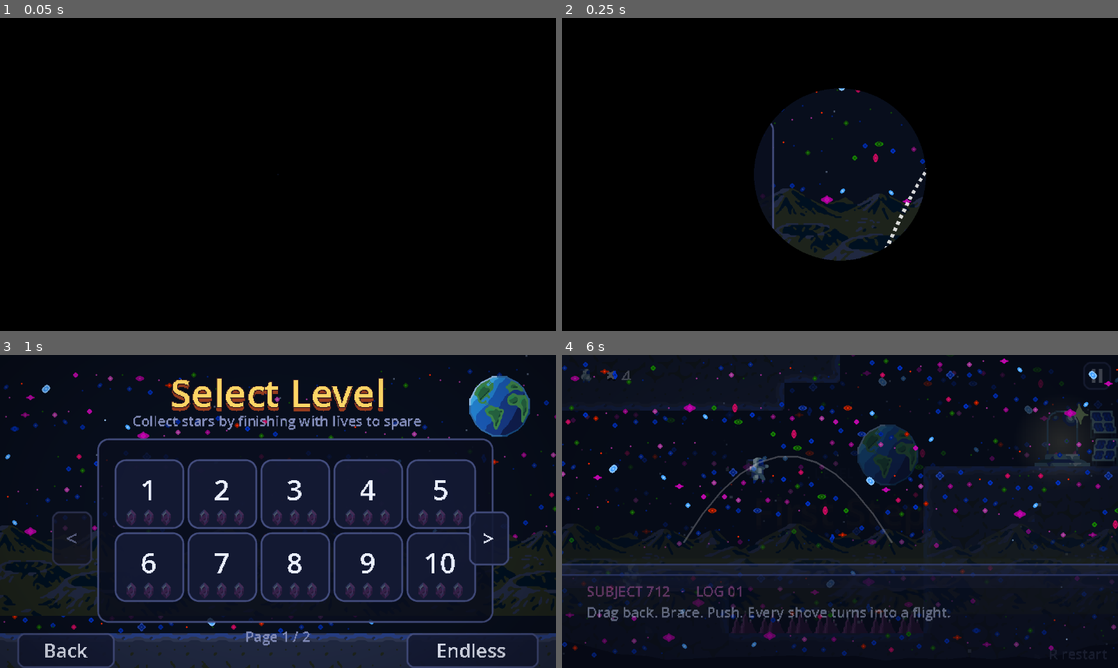
Above: before the commit, frames 1-4 (two rows, left to right).
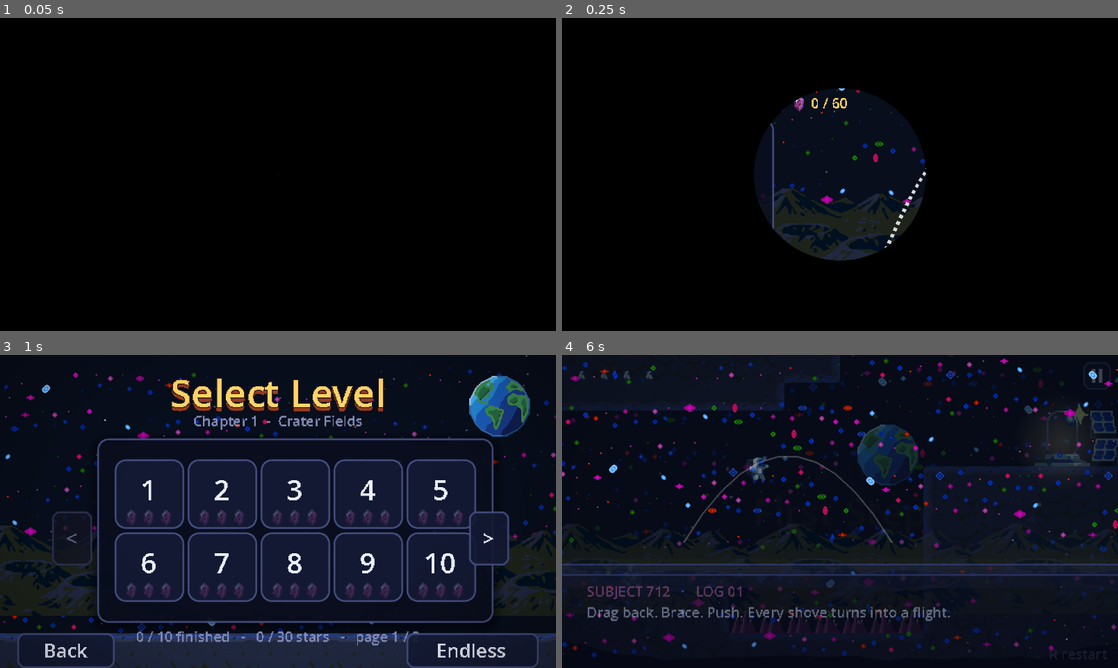
Above: after the commit, the same moments.

Repository: gab0yan/moonbounce
Game: Godot game, scene res://scenes/main_menu.tscn
The game is run twice, just before and just after one commit, with the same random seed, the same clock (stepped at 60 frames per second) and the same inputs.
Inputs (mouse positions are in pixels of both pictures, inside the frame that each line leads up to):
- Up to frame 1 (0.05 s): no input
- Up to frame 2 (0.25 s): no input
- Up to frame 3 (1 s): click "Level Select" at 0.5 s
- Up to frame 4 (6 s): click "1" at 1.25 s; tap Enter at 2, 5.1 s; move the mouse to (962, 495) at 2.02 s; hold Right (ui_right) 2.03-2.75 s; tap Tab (ui_focus_next) at 2.1, 3.8, 5.3 s; click (962, 495) at 2.17 s; drag from (728, 527) to (739, 627) at 2.77 s; move the mouse to (895, 442) at 3.52 s; press the mouse at (895, 442) at 3.53 s; hold Right (ui_right) 3.53-4.25 s; release the mouse at (895, 442) at 4.25 s; drag from (812, 574) to (878, 627) at 4.27 s; move the mouse to (1006, 558) at 5.02 s; hold Left (ui_left) 5.03-5.75 s; click (1006, 558) at 5.17 s; tap R (restart) at 5.65 s; drag from (673, 464) to (795, 627) at 5.77 s

Frame 1 is identical in both runs. In frame 2, 0.1% of the frame differs, in the area x 41-52%, y 25-30%; in frame 3, 1.7%, in the area x 16-90%, y 19-93%; in frame 4, 0.1%.

Commit message:
UI enhancement

Diff:
--- a/assets/ui/ui_theme.tres
+++ b/assets/ui/ui_theme.tres
@@ -148,7 +148,7 @@
 content_margin_top = 8.0
 content_margin_right = 10.0
 content_margin_bottom = 8.0
-bg_color = Color(0.039, 0.055, 0.118, 0.824)
+bg_color = Color(0.039, 0.055, 0.118, 0.9)
 border_width_left = 1
 border_width_top = 1
 border_width_right = 1
@@ -158,6 +158,9 @@
 corner_radius_top_right = 6
 corner_radius_bottom_right = 6
 corner_radius_bottom_left = 6
+shadow_color = Color(0, 0, 0.02, 0.45)
+shadow_size = 6
+shadow_offset = Vector2(0, 2)
 
 [resource]
 default_font_size = 10
--- a/project.godot
+++ b/project.godot
@@ -26,6 +26,7 @@
 SceneHistory="*res://scripts/scene_history.gd"
 Progress="*res://scripts/progress.gd"
 ScreenFx="*res://scripts/screen_fx.gd"
+UiFx="*res://scripts/ui_fx.gd"
 
 [display]
 
--- a/scripts/endless_level.gd
+++ b/scripts/endless_level.gd
@@ -52,7 +52,7 @@
 var _grapples: Array = []
 var _platforms: Array = []
 var _portals: Array = []
-var _deaths := 0
+var _death_pieces := 0
 var picks: Array = []
 
 
@@ -85,7 +85,7 @@
 	set_meta("round", round_number)
 	set_meta("number_label", "Round")
 	set_meta("level_name", NAMES[_rng.randi() % NAMES.size()])
-	set_meta("lives", 3 + _deaths * 2)
+	set_meta("lives", 3 + _death_pieces * 2)
 	var dark := round_number >= 4 and not _last_dark and _rng.randf() < 0.25
 	_last_dark = dark
 	set_meta("dark", dark)
@@ -175,7 +175,7 @@
 func _piece_pit(x: int, w: int, g: int) -> int:
 	_fill_ground(x, x + w - 1, g)
 	_spikes(x + 1, x + w - 2, g)
-	_deaths += 1
+	_death_pieces += 1
 	return g
 
 
@@ -195,7 +195,7 @@
 	if w >= 7 and _rng.randf() < 0.5:
 		_block(wall + 1, g - h, g - 1)
 		_grid[g - h - 1][wall + 1] = "^"
-	_deaths += 1
+	_death_pieces += 1
 	return g
 
 
@@ -205,7 +205,7 @@
 	_spikes(x + 2, x + 2, g)
 	for c in range(x + 3, x + w - 1):
 		_block(c, g - h, g - 1)
-	_deaths += 1
+	_death_pieces += 1
 	return g
 
 
--- a/scripts/level.gd
+++ b/scripts/level.gd
@@ -15,6 +15,7 @@
 
 func _update_lives_label() -> void:
 	lives_label.text = str(lives)
+	_sync_life_icons()
 
 
 
@@ -50,6 +51,8 @@
 	if not has_meta("round") and Story.should_play(level_number):
 		Cutscene.play(get_tree(), Story.logs_for(level_number), "LOG %02d" % level_number)
 	player.launched.connect(func(_v): _reset_bounces())
+	_build_life_icons()
+	_fade_controls_hint()
 
 
 const MAX_LIGHTS := 24
@@ -193,6 +196,7 @@
 
 
 func _physics_process(_delta: float) -> void:
+	_elapsed += _delta
 	if bounce_count > 0 and player.state in [player.State.IDLE, player.State.CLINGING]:
 		_reset_bounces()
 	var dead: bool = player.state == player.State.DEAD
@@ -207,11 +211,14 @@
 	body.global_position = death_position
 
 	_reset_bounces()
+	_deaths += 1
 	lives -= 1
 	_update_lives_label()
 	if lives <= 0:
 		out_of_lives.visible = true
 		get_tree().paused = true
+		_pop_panel(out_of_lives)
+		UiFx.focus_first_in(out_of_lives)
 
 
 func _on_exit_body_entered(body):
@@ -219,12 +226,14 @@
 		return
 	finished = true
 	_on_level_finished()
-	level_complete.get_node("Center/Panel/Rows/LivesLeftLabel").text = "Lives left: %d" % lives
-	var stars := level_complete.get_node("Center/Panel/Rows/Stars").get_children()
-	for i in stars.size():
-		stars[i].self_modulate.a = 1.0 if i < lives else 0.25
+	var rows := level_complete.get_node("Center/Panel/Rows")
+	rows.get_node("LivesLeftLabel").text = "Lives %d   -   Deaths %d   -   %s" % [lives, _deaths, _format_time(_elapsed)]
+	rows.get_node("Subtitle").text = _finish_line()
 	level_complete.visible = true
 	get_tree().paused = true
+	_pop_panel(level_complete)
+	_animate_stars(rows.get_node("Stars").get_children(), mini(lives, 3))
+	UiFx.focus_first_in(level_complete)
 
 func _restart() -> void:
 	get_tree().paused = false
@@ -320,3 +329,85 @@
 func _exit_tree() -> void:
 	if is_inside_tree():
 		_set_shake(Vector2.ZERO)
+
+
+const LIFE_ICON_SIZE := Vector2(11, 11)
+
+var _deaths := 0
+var _elapsed := 0.0
+var _life_template: TextureRect
+var _life_icons: Array = []
+
+
+func _build_life_icons() -> void:
+	var row := $HUD/Root/Lives
+	row.get_node("Times").visible = false
+	lives_label.visible = false
+	_life_template = row.get_node("LifeIcon")
+	_life_template.visible = false
+	_sync_life_icons()
+
+
+func _sync_life_icons() -> void:
+	if _life_template == null:
+		return
+	var row := $HUD/Root/Lives
+	while _life_icons.size() < maxi(lives, 0):
+		var icon: TextureRect = _life_template.duplicate()
+		icon.visible = true
+		icon.custom_minimum_size = LIFE_ICON_SIZE
+		icon.pivot_offset = LIFE_ICON_SIZE * 0.5
+		row.add_child(icon)
+		_life_icons.append(icon)
+	while _life_icons.size() > maxi(lives, 0):
+		var lost: TextureRect = _life_icons.pop_back()
+		var t := lost.create_tween().set_parallel()
+		t.tween_property(lost, "scale", Vector2(2.0, 2.0), 0.35).set_ease(Tween.EASE_OUT)
+		t.tween_property(lost, "modulate", Color(1.0, 0.4, 0.4, 0.0), 0.35)
+		t.chain().tween_callback(lost.queue_free)
+
+
+func _fade_controls_hint() -> void:
+	var hint: Control = $HUD/Root/Hints
+	var t := hint.create_tween()
+	t.tween_interval(6.0)
+	t.tween_property(hint, "modulate:a", 0.3, 1.2)
+
+
+func _pop_panel(layer: CanvasLayer) -> void:
+	var panel: Control = layer.get_node("Center/Panel")
+	panel.pivot_offset = panel.size * 0.5
+	panel.scale = Vector2(0.85, 0.85)
+	panel.modulate.a = 0.0
+	var t := layer.create_tween().set_parallel()
+	t.tween_property(panel, "scale", Vector2.ONE, 0.3).set_trans(Tween.TRANS_BACK).set_ease(Tween.EASE_OUT)
+	t.tween_property(panel, "modulate:a", 1.0, 0.2)
+
+
+func _animate_stars(stars: Array, earned: int) -> void:
+	var t := level_complete.create_tween()
+	for i in stars.size():
+		var star: TextureRect = stars[i]
+		star.pivot_offset = star.size * 0.5
+		star.scale = Vector2.ZERO
+		star.self_modulate.a = 1.0 if i < earned else 0.25
+	t.tween_interval(0.25)
+	for i in stars.size():
+		var star: TextureRect = stars[i]
+		if i < earned:
+			t.tween_callback(SfxManager.play_click)
+		t.tween_property(star, "scale", Vector2(1.35, 1.35), 0.12).set_trans(Tween.TRANS_BACK).set_ease(Tween.EASE_OUT)
+		t.tween_property(star, "scale", Vector2.ONE, 0.1)
+
+
+func _finish_line() -> String:
+	if _deaths == 0:
+		return "Flawless. Not a single fall."
+	if _deaths >= 3:
+		return "Fell %d times. Bounced back every time." % _deaths
+	return "You bounced back."
+
+
+func _format_time(seconds: float) -> String:
+	var total := int(seconds)
+	return "%d:%02d" % [total / 60, total % 60]
--- a/scripts/level_select.gd
+++ b/scripts/level_select.gd
@@ -2,10 +2,13 @@
 
 
 const PAGE_SIZE := 10
-const PAGE_SUBTITLES := [
-	"Collect stars by finishing with lives to spare",
-	"Page 2: grip walls, darkness - and lots of dying",
+const CHAPTERS := [
+	"Chapter 1  -  Crater Fields",
+	"Chapter 2  -  The Echo",
 ]
+const DONE_TINT := Color(0.75, 1.0, 0.82)
+
+static var _names := {}
 
 static var page := 0
 
@@ -20,6 +23,9 @@
 	for i in _buttons.size():
 		_buttons[i].pressed.connect(_on_level_button_pressed.bind(i))
 		_buttons[i].mouse_entered.connect(SfxManager.play_click)
+		_buttons[i].mouse_entered.connect(_show_info.bind(i))
+		_buttons[i].focus_entered.connect(_show_info.bind(i))
+		_buttons[i].mouse_exited.connect(_show_summary)
 
 	_prev = _make_arrow("<", Vector2(30, 90))
 	_next = _make_arrow(">", Vector2(270, 90))
@@ -83,10 +89,41 @@
 		var earned := Progress.stars_for(level)
 		for star in 3:
 			_buttons[i].get_node("Stars/Star%d" % (star + 1)).self_modulate.a = 1.0 if star < earned else 0.275
+		_buttons[i].modulate = DONE_TINT if Progress.is_completed(level) else Color.WHITE
 	_prev.disabled = page == 0
 	_next.disabled = page >= pages - 1
-	_page_label.text = "Page %d / %d" % [page + 1, pages]
-	$Subtitle.text = PAGE_SUBTITLES[mini(page, PAGE_SUBTITLES.size() - 1)]
+	$Subtitle.text = CHAPTERS[mini(page, CHAPTERS.size() - 1)]
+	_show_summary()
+
+
+func _show_summary() -> void:
+	var earned := 0
+	var done := 0
+	for i in PAGE_SIZE:
+		var level := page * PAGE_SIZE + i + 1
+		earned += Progress.stars_for(level)
+		done += 1 if Progress.is_completed(level) else 0
+	_page_label.text = "%d / %d finished   -   %d / %d stars   -   page %d / %d" % [done, PAGE_SIZE, earned, PAGE_SIZE * 3, page + 1, _page_count()]
+
+
+func _show_info(index: int) -> void:
+	var level := page * PAGE_SIZE + index + 1
+	if not ResourceLoader.exists(_level_path(level)):
+		return
+	var status := "%d / 3 stars" % Progress.stars_for(level) if Progress.is_completed(level) else "not finished yet"
+	_page_label.text = "Level %d  -  %s   -   %s" % [level, _level_name(level), status]
+
+
+func _level_name(level: int) -> String:
+	if _names.has(level):
+		return _names[level]
+	var state := (load(_level_path(level)) as PackedScene).get_state()
+	var name := ""
+	for i in state.get_node_property_count(0):
+		if state.get_node_property_name(0, i) == "metadata/level_name":
+			name = str(state.get_node_property_value(0, i))
+	_names[level] = name
+	return name
 
 
 func _change_page(step: int) -> void:
--- a/scripts/main_menu.gd
+++ b/scripts/main_menu.gd
@@ -1,4 +1,8 @@
 extends Control
+
+const STAR_ICON := preload("res://assets/props/diamond.png")
+
+var _continue_level := 1
 
 func _ready() -> void:
 	$UI/MenuPanel/Buttons/PlayButton.pressed.connect(_on_play_pressed)
@@ -10,10 +14,55 @@
 	for button in $UI/MenuPanel/Buttons.get_children():
 		if button is BaseButton:
 			button.mouse_entered.connect(SfxManager.play_click)
+	_setup_continue()
+	_add_star_total()
+	_float_title()
 
 
 func _on_play_pressed() -> void:
-	get_tree().change_scene_to_file("res://scenes/levels/level_01.tscn")
+	get_tree().change_scene_to_file("res://scenes/levels/level_%02d.tscn" % _continue_level)
+
+
+func _setup_continue() -> void:
+	var play: Button = $UI/MenuPanel/Buttons/PlayButton
+	if Progress.stars.is_empty():
+		return
+	for level in range(1, Progress.STORY_LEVELS + 1):
+		if not Progress.is_completed(level):
+			_continue_level = level
+			play.text = "Continue  %d" % level
+			return
+	play.text = "Play again"
+
+
+func _add_star_total() -> void:
+	var total := 0
+	for level in Progress.stars:
+		total += Progress.stars[level]
+	var row := HBoxContainer.new()
+	row.position = Vector2(132, 43)
+	row.add_theme_constant_override("separation", 2)
+	row.mouse_filter = Control.MOUSE_FILTER_IGNORE
+	var icon := TextureRect.new()
+	icon.texture = STAR_ICON
+	icon.expand_mode = TextureRect.EXPAND_IGNORE_SIZE
+	icon.stretch_mode = TextureRect.STRETCH_KEEP_ASPECT_CENTERED
+	icon.custom_minimum_size = Vector2(9, 9)
+	row.add_child(icon)
+	var label := Label.new()
+	label.text = "%d / %d" % [total, Progress.STORY_LEVELS * Progress.MAX_STARS]
+	label.add_theme_font_size_override("font_size", 8)
+	label.add_theme_color_override("font_color", Color(1, 0.839, 0.4))
+	row.add_child(label)
+	$UI.add_child(row)
+
+
+func _float_title() -> void:
+	var title: Control = $UI/Title
+	var base := title.position.y
+	var t := title.create_tween().set_loops()
+	t.tween_property(title, "position:y", base - 2.0, 1.6).set_trans(Tween.TRANS_SINE).set_ease(Tween.EASE_IN_OUT)
+	t.tween_property(title, "position:y", base, 1.6).set_trans(Tween.TRANS_SINE).set_ease(Tween.EASE_IN_OUT)
 
 func _on_level_select_pressed() -> void:
 	get_tree().change_scene_to_file("res://scenes/menus/level_select.tscn")
--- /dev/null
+++ b/scripts/ui_fx.gd
@@ -0,0 +1,98 @@
+extends Node
+
+const HOVER_SCALE := 1.06
+const PRESS_SCALE := 0.9
+const NAV_ACTIONS := ["ui_up", "ui_down", "ui_left", "ui_right", "ui_focus_next", "ui_focus_prev"]
+const PREFERRED := ["ContinueButton", "PlayButton", "NextLevelButton", "RetryButton", "ResumeButton"]
+const OVERLAYS := ["PauseMenu", "LevelComplete", "OutOfLives"]
+
+
+func _ready() -> void:
+	process_mode = Node.PROCESS_MODE_ALWAYS
+	get_tree().node_added.connect(_on_node_added)
+
+
+func _process(_delta: float) -> void:
+	var scene := get_tree().current_scene
+	if scene == null or get_viewport().gui_get_focus_owner() != null:
+		return
+	for name in OVERLAYS:
+		var overlay := scene.get_node_or_null(name)
+		if overlay and overlay.visible:
+			var first := _first_button(overlay)
+			if first:
+				first.grab_focus()
+			return
+
+
+func _on_node_added(node: Node) -> void:
+	if not (node is BaseButton) or node.has_meta("ui_fx"):
+		return
+	node.set_meta("ui_fx", true)
+	node.resized.connect(func(): node.pivot_offset = node.size * 0.5)
+	node.mouse_entered.connect(_grow.bind(node, true))
+	node.mouse_exited.connect(_grow.bind(node, false))
+	node.focus_entered.connect(_grow.bind(node, true))
+	node.focus_exited.connect(_grow.bind(node, false))
+	node.button_down.connect(_press.bind(node))
+
+
+func _tween_for(node: Control) -> Tween:
+	var old: Tween = node.get_meta("ui_tween", null)
+	if old and old.is_valid():
+		old.kill()
+	var t := node.create_tween()
+	node.set_meta("ui_tween", t)
+	return t
+
+
+func _grow(node: BaseButton, on: bool) -> void:
+	if not is_instance_valid(node) or not node.is_inside_tree():
+		return
+	var target := Vector2.ONE * HOVER_SCALE if (on and not node.disabled) else Vector2.ONE
+	if not on and node.has_focus():
+		return
+	_tween_for(node).tween_property(node, "scale", target, 0.12).set_trans(Tween.TRANS_BACK).set_ease(Tween.EASE_OUT)
+
+
+func _press(node: BaseButton) -> void:
+	if node.disabled:
+		return
+	node.scale = Vector2.ONE * PRESS_SCALE
+	_tween_for(node).tween_property(node, "scale", Vector2.ONE * HOVER_SCALE, 0.2).set_trans(Tween.TRANS_ELASTIC).set_ease(Tween.EASE_OUT)
+
+
+func _input(event: InputEvent) -> void:
+	var scene := get_tree().current_scene
+	if scene and event is InputEventKey and event.pressed and not event.echo and event.physical_keycode == KEY_R:
+		var complete = scene.get("level_complete")
+		var lost = scene.get("out_of_lives")
+		if (complete and complete.visible) or (lost and lost.visible):
+			get_viewport().set_input_as_handled()
+			scene._restart()
+			return
+	if get_viewport().gui_get_focus_owner() != null:
+		return
+	for action in NAV_ACTIONS:
+		if event.is_action_pressed(action):
+			var first := _first_button(get_tree().root)
+			if first:
+				first.grab_focus()
+				get_viewport().set_input_as_handled()
+			return
+
+
+func focus_first_in(root: Node) -> void:
+	var first := _first_button(root)
+	if first:
+		first.grab_focus.call_deferred()
+
+
+func _first_button(root: Node) -> BaseButton:
+	var buttons := root.find_children("*", "BaseButton", true, false)
+	var usable := buttons.filter(func(b): return b.is_visible_in_tree() and not b.disabled and b.focus_mode != Control.FOCUS_NONE)
+	for name in PREFERRED:
+		for b in usable:
+			if b.name == name:
+				return b
+	return usable[0] if not usable.is_empty() else null
Not shown, added: scripts/ui_fx.gd.uid
